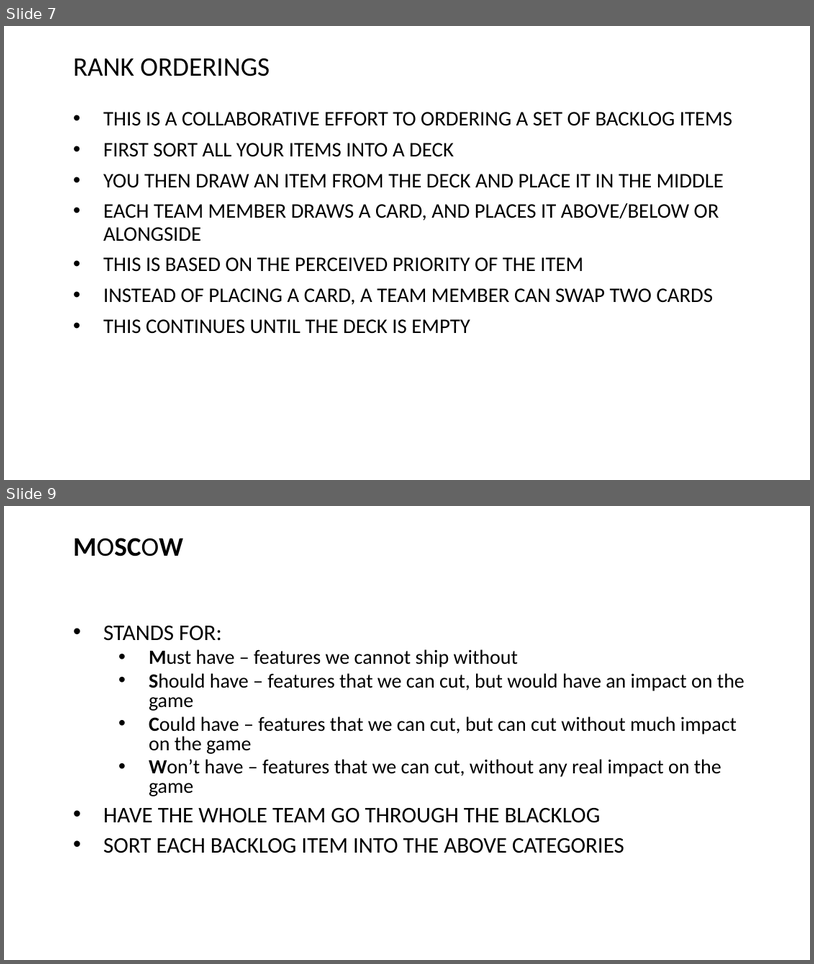
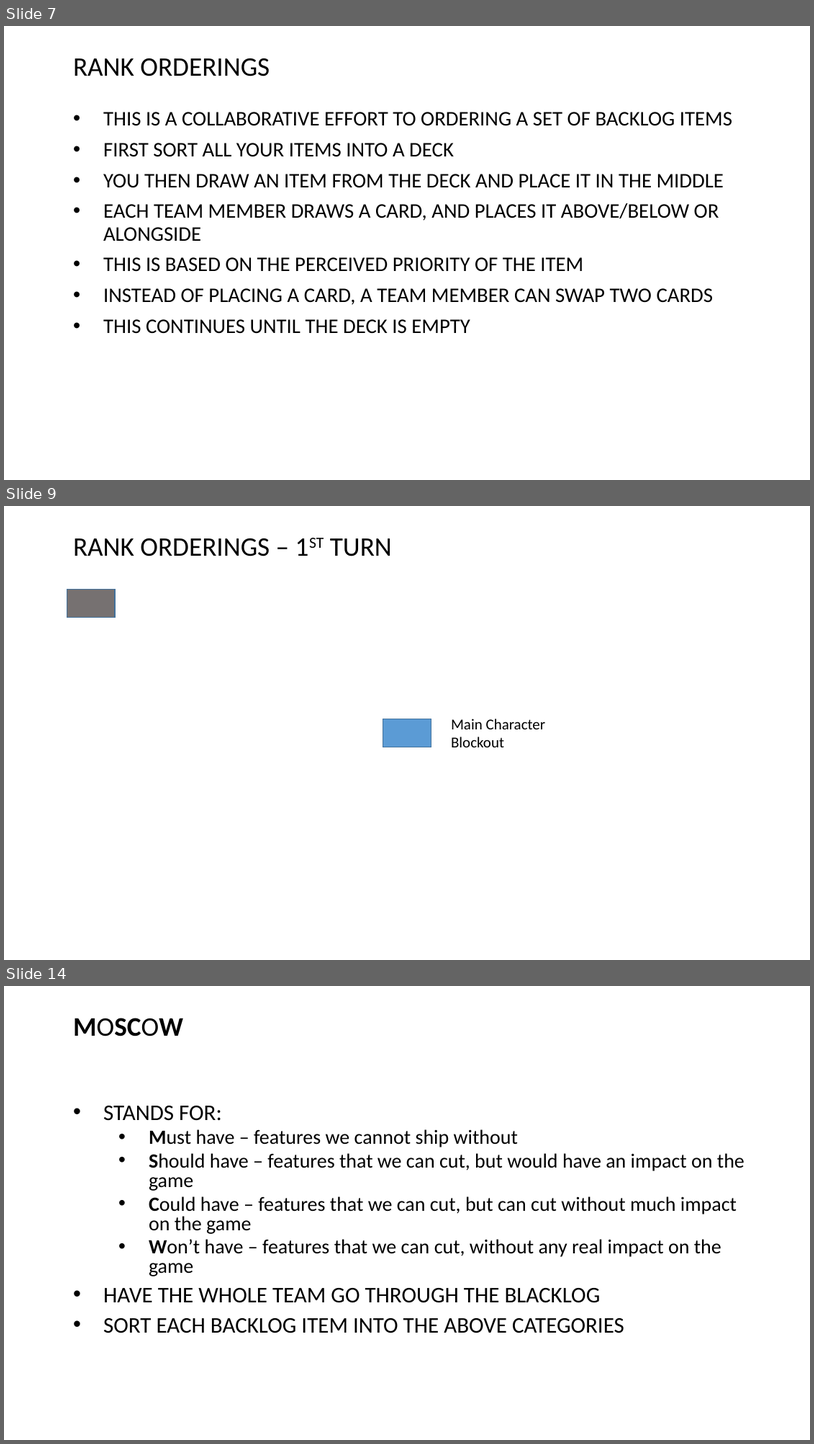
Before and after one commit to Falmouth-Games-Academy/ba-course-materials, a slide deck: GAM240/03/19-20-GAM240-Lecture-Planning.pptx. Shown one above the other, each under a label of ours: slides 7 and 9 before the commit, slides 7, 9 and 14 after it; the slides between them are not shown. The pictures are 814x964 and 814x1444 pixels, drawn with LibreOffice and Linux fonts; fonts in the diff are those of the drawing; background and template pictures are left out. Boxes give left, top, right and bottom in pixels: in the first picture for what was removed or moved away, otherwise in the second. Text is boxed around its words. In the diff, an @@ line names an element or a change of style, - is before the commit and + after.

```diff
--- a/GAM240/03/19-20-GAM240-Lecture-Planning.pptx
+++ b/GAM240/03/19-20-GAM240-Lecture-Planning.pptx
@@ slide 9 added at (4,506,810,960), background #FFFFFF @@
@@ text added at (73,538,392,556), 32 pt, text #000000 @@
+RANK ORDERINGS – 1ST TURN
@@ rectangle added at (67,590,115,618), fill #767171, outline #43739E 1 pt @@
@@ rectangle added at (383,719,431,747), fill #5B9BD5, outline #43739E 1 pt @@
@@ text added at (451,718,546,747), 18 pt, text #000000 @@
+Main Character
+Blockout
@@ what was slide 9 is now slide 14 @@
```
Also in this commit, not shown: 2 slides changed, 5 other slides added.
